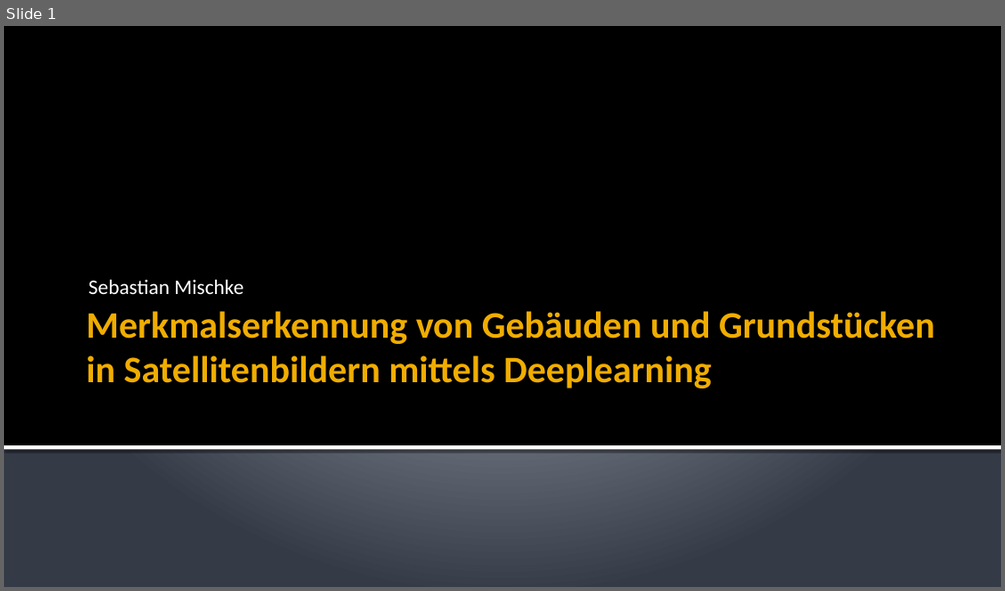
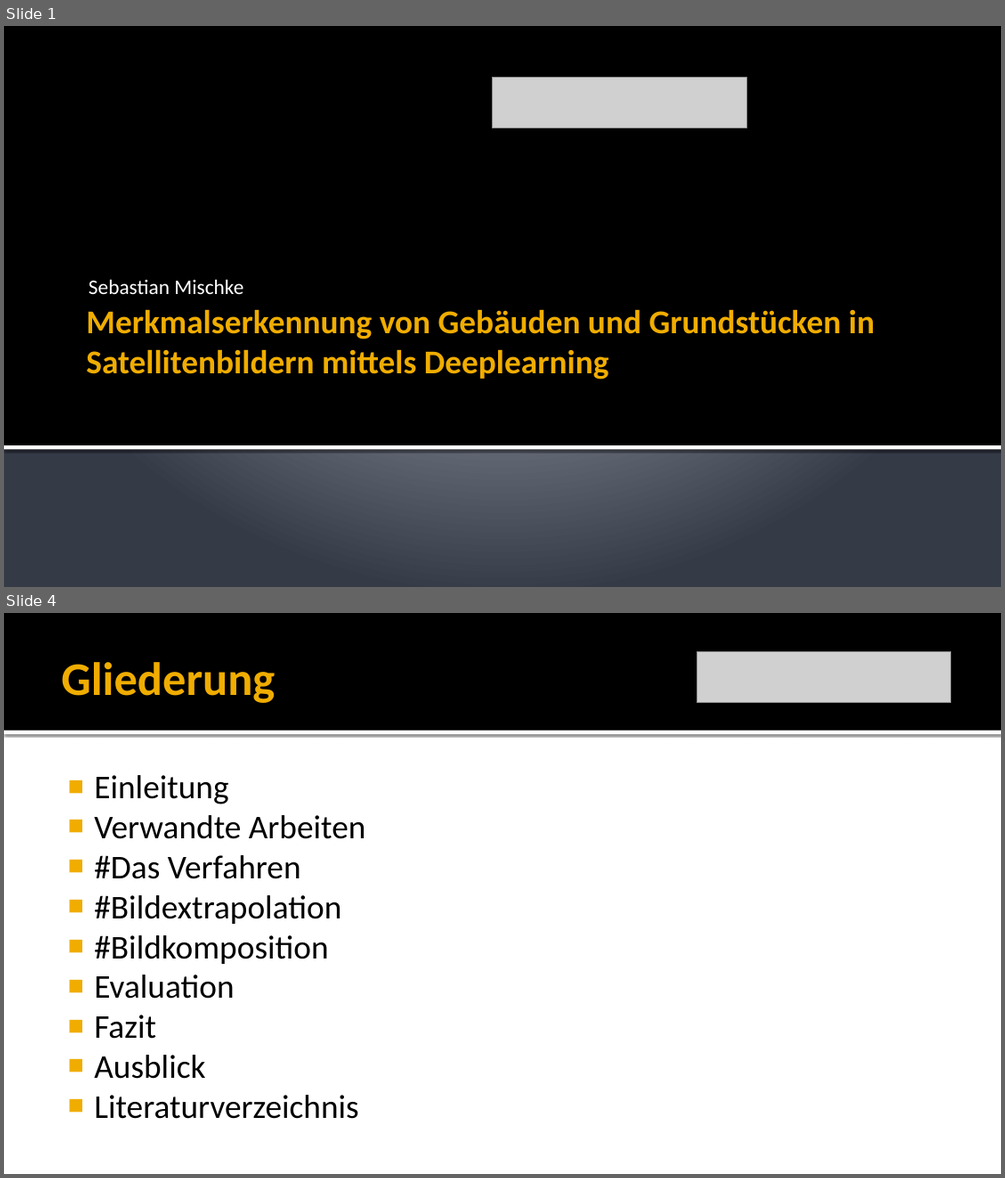
Before and after one commit to Saritus/bachelor-thesis, a slide deck: docs/verteidigung/Verteidigung.pptx. Shown one above the other, each under a label of ours: slide 1 before the commit, slides 1 and 4 after it; the slides between them are not shown. The pictures are 1005x591 and 1005x1178 pixels, drawn with LibreOffice and Linux fonts; fonts in the diff are those of the drawing; grey boxes stand for pictures. Boxes give left, top, right and bottom in pixels: in the first picture for what was removed or moved away, otherwise in the second. Text is boxed around its words. In the diff, an @@ line names an element or a change of style, - is before the commit and + after.

```diff
--- a/docs/verteidigung/Verteidigung.pptx
+++ b/docs/verteidigung/Verteidigung.pptx
@@ slide 4 added at (4, 613, 1001, 1174), background #FFFFFF @@
@@ rectangle added at (4, 613, 1001, 730), fill #000000 @@
@@ title added at (61, 662, 275, 703), 45 pt, text #F0AD00, bold @@
+Gliederung
@@ picture added at (696, 651, 951, 702) @@
@@ rectangle added at (4, 730, 1001, 734), fill #FFFFFF @@
@@ text added at (94, 775, 366, 1119), 32 pt, text #000000 @@
+■ Einleitung
+■ Verwandte Arbeiten
+■ #Das Verfahren
+■ #Bildextrapolation
+■ #Bildkomposition
+■ Evaluation
+■ Fazit
+■ Ausblick
+■ Literaturverzeichnis
@@ slide 1 changed as well @@
@@ picture added at (493, 77, 746, 127) @@
@@ title "Merkmalserkennung von Gebäuden und Grundstücken ..." at (86, 309, 874, 379): size 36 to 32 pt @@
```
Also in this commit, not shown: 8 other slides added, 1 slide removed.
